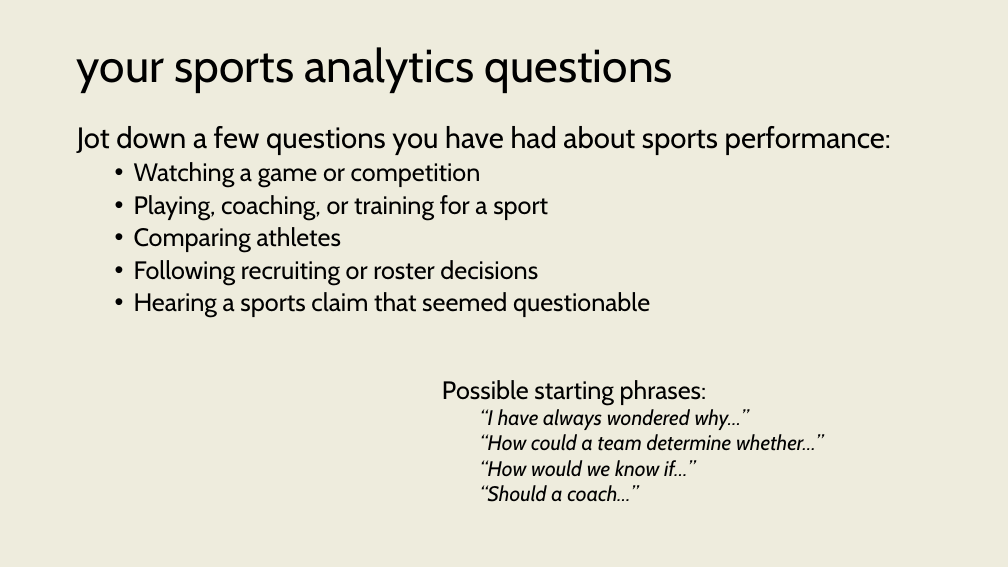
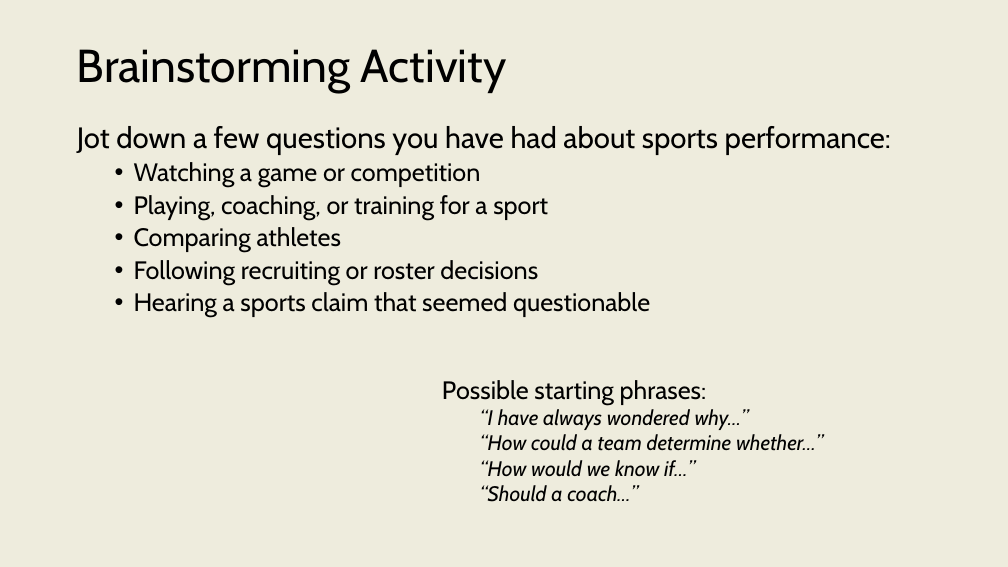
Before and after one commit to onishisaryu/HES-3000-Sports-Data-Analytics, a slide deck: slide 9 of pptx/Lecture0.pptx. Drawn at 1008x567 pixels with LibreOffice and Linux fonts; fonts in the diff are those of the drawing. Boxes give left, top, right and bottom in pixels: in the first picture for what was removed or moved away, otherwise in the second. Text is boxed around its words. In the diff, an @@ line names an element or a change of style, - is before the commit and + after.

```diff
--- a/pptx/Lecture0.pptx
+++ b/pptx/Lecture0.pptx
@@ title at (77,49,507,93): text changed @@
-your sports analytics questions
+Brainstorming Activity
```
Also in this commit, not shown: 6 other files.
